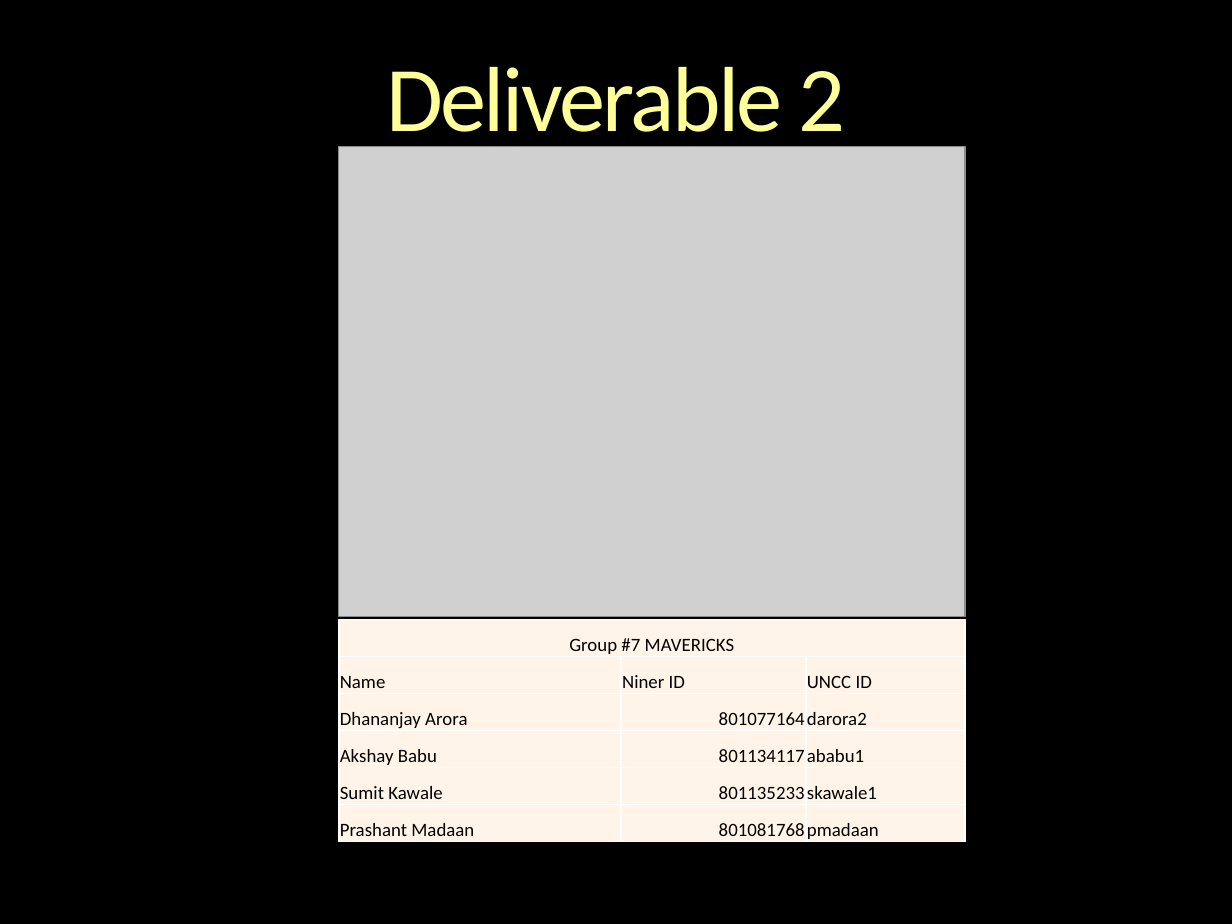
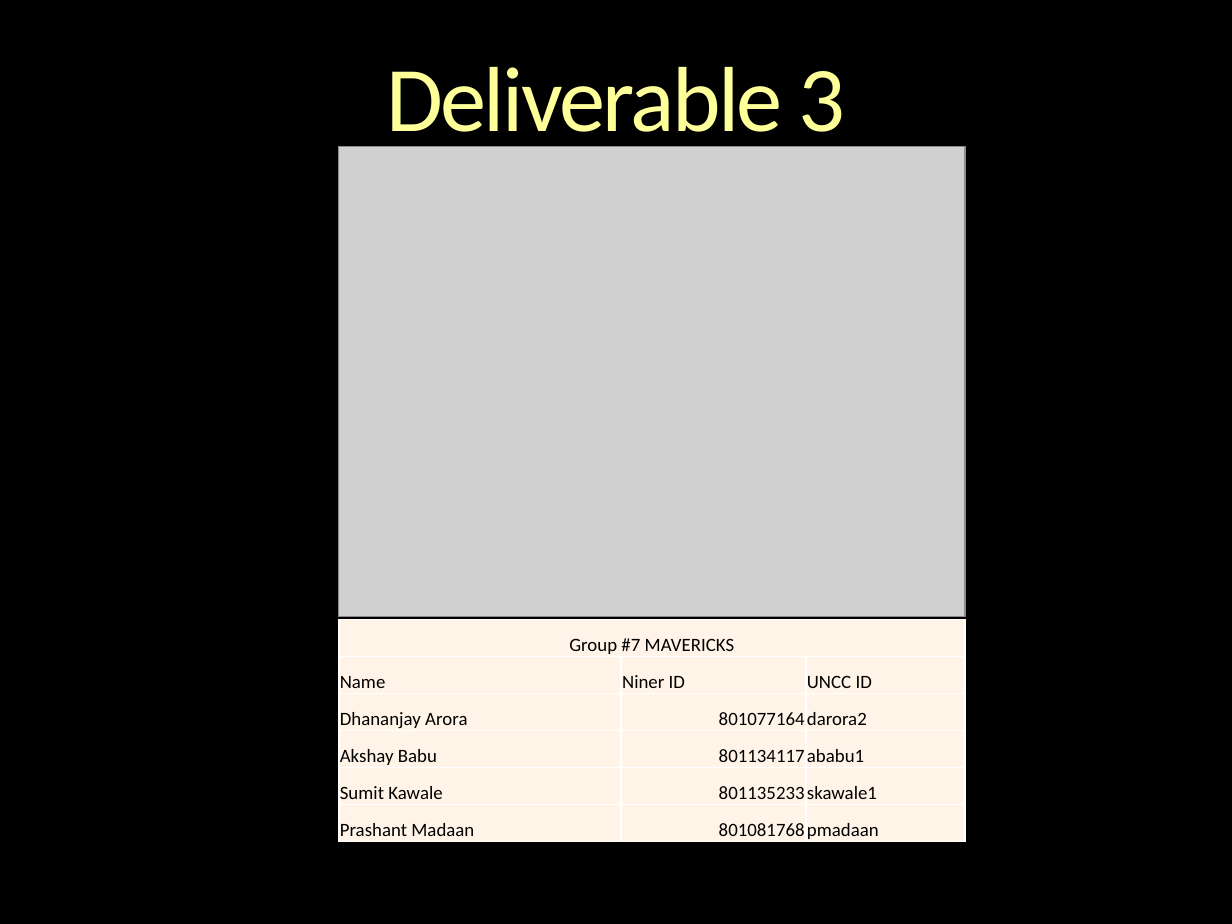
Before and after one commit to dhananjay-arora/Database-System, a slide deck: slide 1 of Group7.pptx. Drawn at 1232x924 pixels with LibreOffice and Linux fonts; fonts in the diff are those of the drawing; grey boxes stand for pictures; background and template pictures are left out. Boxes give left, top, right and bottom in pixels: in the first picture for what was removed or moved away, otherwise in the second. Text is boxed around its words. In the diff, an @@ line names an element or a change of style, - is before the commit and + after.

Commit message:
Updating PPT

```diff
--- a/Group7.pptx
+++ b/Group7.pptx
@@ title at (386, 67, 846, 153): text changed @@
-Deliverable 2
+Deliverable 3
```
